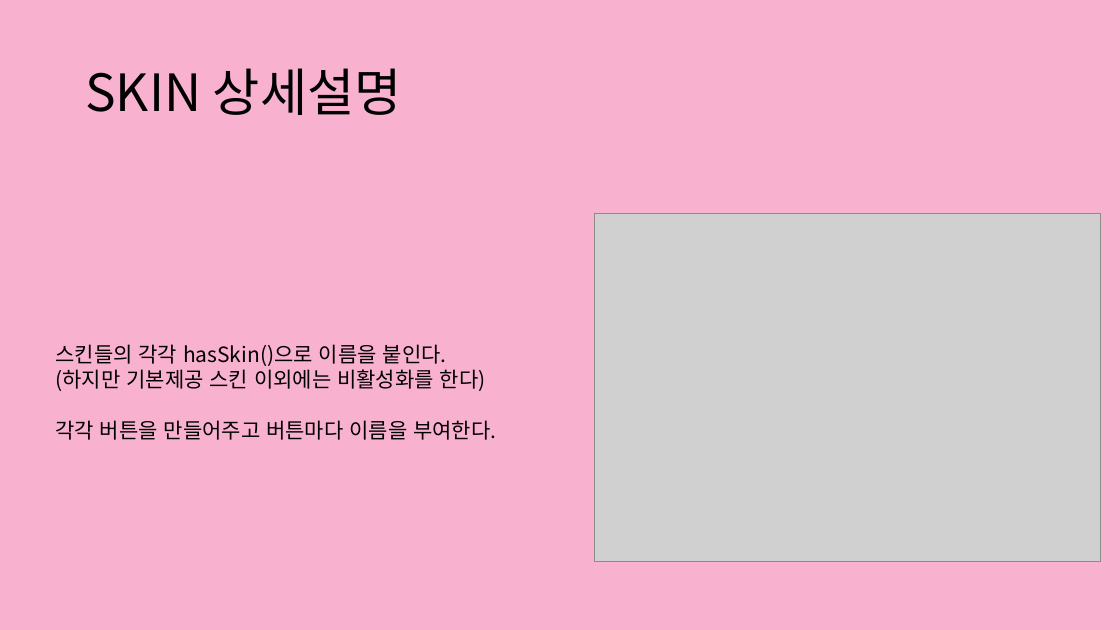
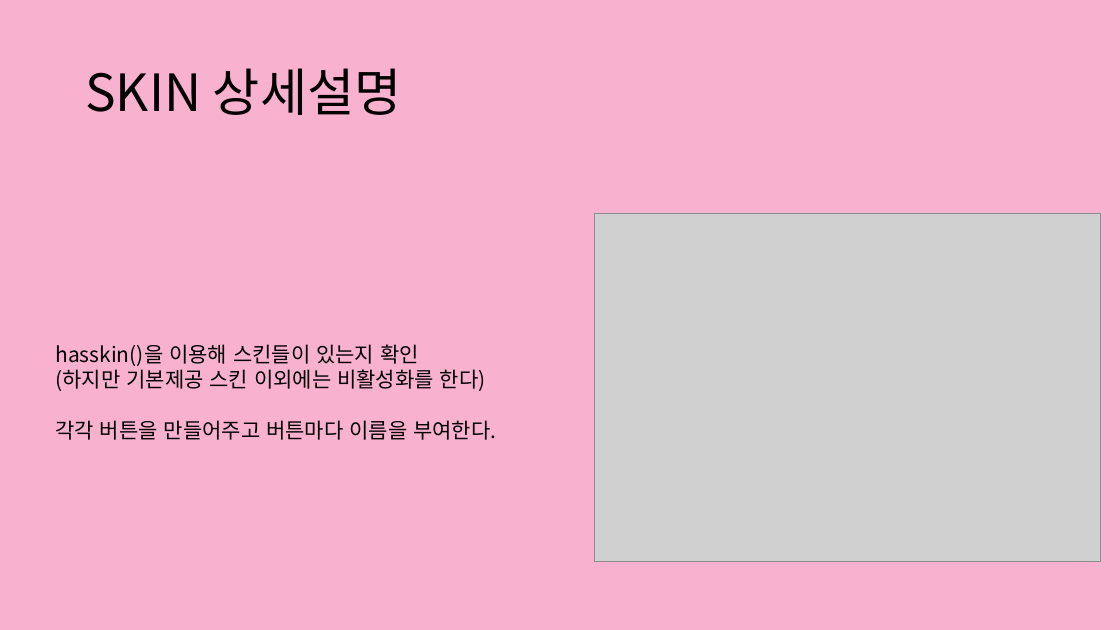
Before and after one commit to yongbin0228/TeamProject, a slide deck: slide 26 of 파댕이 키우기.pptx. Drawn at 1120x630 pixels with LibreOffice and Linux fonts; fonts in the diff are those of the drawing; grey boxes stand for pictures. Boxes give left, top, right and bottom in pixels: in the first picture for what was removed or moved away, otherwise in the second. Text is boxed around its words. In the diff, an @@ line names an element or a change of style, - is before the commit and + after.

```diff
--- a/파댕이 키우기.pptx
+++ b/파댕이 키우기.pptx
@@ text at [55, 344, 419, 366]: text changed @@
-스킨들의 각각 hasSkin()으로 이름을 붙인다.
+hasskin()을 이용해 스킨들이 있는지 확인
```
Also in this commit, not shown: 13 other slides changed.
